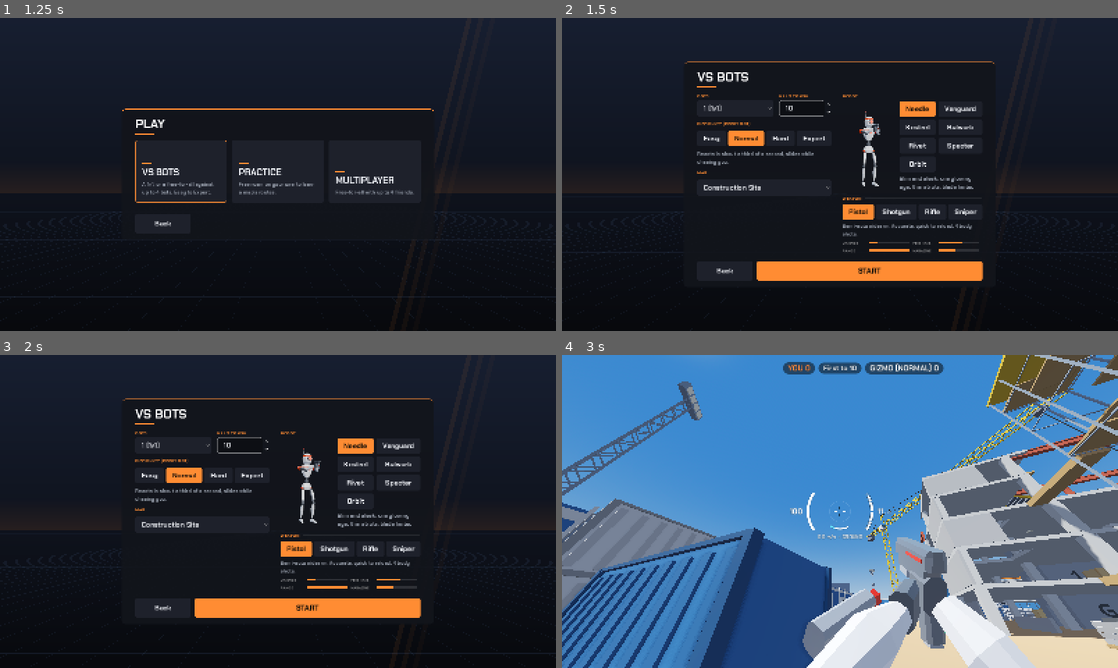
Above: before the commit, frames 1-4 (two rows, left to right).
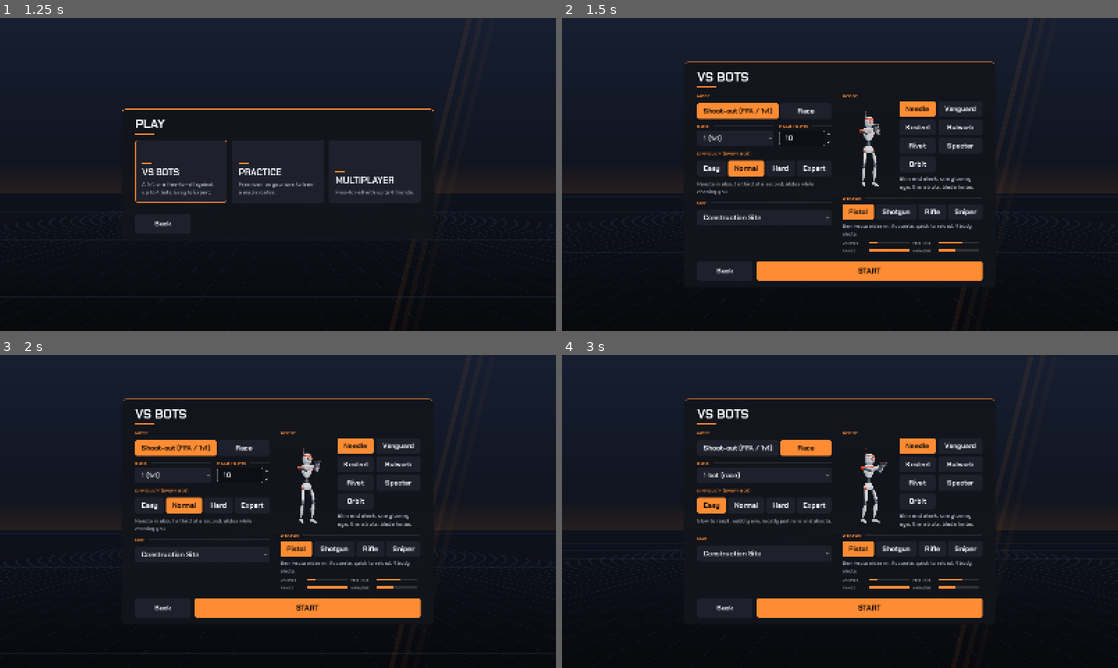
Above: after the commit, the same moments.

Repository: Yellow-Makes-Games/Jumpy-Shooty
Game: Godot game, scene res://game/ui/main_menu.tscn
Same seed, same stepped clock (60 frames per second), same inputs: the game is played once before the commit and once after it.
Inputs (mouse positions are in pixels of both pictures, inside the frame that each line leads up to):
- Up to frame 1 (1.25 s): click "PLAY" at 0.5 s
- Up to frame 2 (1.5 s): click (745, 171) at 1.25 s
- Up to frame 3 (2 s): no input
- Up to frame 4 (3 s): click "START" (after the commit: "Race") at 2 s; click (712, 505) at 2.75 s, where only the run after the commit has a clickable "Easy"

Frame 1 is identical in both runs. In frame 2, 2.8% of the frame differs, in the area x 24-49%, y 24-65%; in frame 3, 2.8%; in frame 4, 100%, in the area x 0-100%, y 0-100%.
Error after the commit: Cannot call method 'clear' on a null value. (res://game/arena/maps.gd:104)

Commit message:
Race mode: mode pickers in menus and lobby, race tests, docs
Co-Authored-By: Claude Opus 5.5 <noreply@anthropic.com>
Claude-Session: https://claude.ai/code/session_01HFmWSwhawLEYpJKsEQLhrL

Diff:
--- a/game/bot/race_brain.gd
+++ b/game/bot/race_brain.gd
@@ -104,7 +104,7 @@
 	if DevArgs.sync_log:
 		_log_time -= delta
 		if _log_time <= 0.0:
-			_log_time = 0.1
+			_log_time = 0.5
 			var p := me.global_position
 			print("RACER %d t=%.1f %.1f %.1f %.1f v=%.1f %s idx=%d act=%s ph=%d" % [me.peer_id, Race.time, p.x, p.y, p.z,
 				Vector2(me.velocity.x, me.velocity.z).length(), MovementController.State.keys()[me.motor.state] + ("+rope" if me.motor.grapple.attached else ""), _idx,
--- a/game/ui/lobby_menu.gd
+++ b/game/ui/lobby_menu.gd
@@ -17,6 +17,8 @@
 var _map_pick: OptionButton
 var _character: CharacterPicker
 var _weapon: WeaponPicker
+var _game_label: Label
+var _game_row: HBoxContainer   # the host's Shoot-out / Race switch
 var _updating := false   # true while we fill the controls from settings (ignore their signals)
 
 
@@ -173,17 +175,29 @@
 
 # Map: the host picks; everyone else sees it.
 func _build_map() -> void:
+	# Mode first: race maps only show up for a race, arena maps only for a shoot-out.
+	UiKit.section(_col, "Mode")
+	_game_label = UiKit.label(_col, "")
+	_game_row = UiKit.segmented(_col, ["Shoot-out (FFA / 1v1)", "Race"], Maps.GAMES.find(Net.game_kind()), func(i: int):
+		if _updating:
+			return
+		var g: String = Maps.GAMES[i]
+		var s := Net.match_settings.duplicate()
+		s["game"] = g
+		s["map"] = Game.last_map.get(g, Maps.default_id(g))
+		Net.set_match_settings(s))
 	UiKit.section(_col, "Map")
 	_map_label = UiKit.label(_col, "")
 	_map_pick = OptionButton.new()
 	_map_pick.custom_minimum_size = Vector2(0, 44)
-	Maps.fill(_map_pick, Net.map_id())
+	Maps.fill(_map_pick, Net.map_id(), Net.game_kind())
 	_col.add_child(_map_pick)
-	_map_pick.item_selected.connect(func(i: int):
-		if _updating:
-			return
-		var s := Net.match_settings.duplicate()
-		s["map"] = Maps.LIST[i].id
+	_map_pick.item_selected.connect(func(_i: int):
+		if _updating:
+			return
+		var s := Net.match_settings.duplicate()
+		s["map"] = Maps.picked(_map_pick)
+		Game.last_map[Maps.game_of(s.map)] = s.map
 		Net.set_match_settings(s))
 
 
@@ -215,7 +229,9 @@
 		if _updating:
 			return
 		var s := Net.match_settings.duplicate()
-		if s.mode == "kills":
+		if Net.game_kind() == "race":
+			s.race_minutes = int(v)
+		elif s.mode == "kills":
 			s.kills = int(v)
 		else:
 			s.minutes = int(v)
@@ -225,17 +241,33 @@
 
 func _refresh_rules() -> void:
 	var s: Dictionary = Net.match_settings
+	var race := Net.game_kind() == "race"
 	var kills_mode: bool = s.mode == "kills"
 	_rules_label.text = ("First to %d kills" % s.kills) if kills_mode else ("Most kills after %d minutes" % s.minutes)
+	if race:
+		_rules_label.text = "First to the finish  ·  %d minute limit" % int(s.get("race_minutes", 10))
+	_game_label.text = Maps.GAME_NAMES.get(Net.game_kind(), "")
+	_game_label.visible = not Net.is_host()
+	_game_row.visible = Net.is_host()
+	_mode_pick.visible = not race
+	if _weapon:
+		_weapon.visible = not race   # no guns in a race
 	_rules_label.visible = not Net.is_host()
 	_host_rules.visible = Net.is_host()
 	_map_label.text = Maps.label(Net.map_id())
 	_map_label.visible = not Net.is_host()
 	_map_pick.visible = Net.is_host()
 	_updating = true
-	_map_pick.select(Maps.ids().find(Net.map_id()))
+	for i in _game_row.get_child_count():
+		(_game_row.get_child(i) as Button).set_pressed_no_signal(Maps.GAMES[i] == Net.game_kind())
+	Maps.fill(_map_pick, Net.map_id(), Net.game_kind())
 	_mode_pick.select(0 if kills_mode else 1)
-	if kills_mode:
+	if race:
+		_amount.min_value = 2
+		_amount.max_value = 30
+		_amount.set_value_no_signal(int(s.get("race_minutes", 10)))
+		_amount_unit.text = "minute limit"
+	elif kills_mode:
 		_amount.min_value = 1
 		_amount.max_value = 100
 		_amount.set_value_no_signal(s.kills)
--- a/game/ui/main_menu.gd
+++ b/game/ui/main_menu.gd
@@ -199,25 +199,55 @@
 	return left
 
 
-## A "Map" heading and drop-down with every map; `current` is selected.
-func _map_picker(parent: Node, current: String) -> OptionButton:
+## A "Map" heading and drop-down with the maps for `game`; `current` is selected.
+func _map_picker(parent: Node, current: String, game: String = "ffa") -> OptionButton:
 	UiKit.section(parent, "Map")
 	var pick := OptionButton.new()
 	pick.custom_minimum_size = Vector2(0, 46)
-	Maps.fill(pick, current)
+	Maps.fill(pick, current, game)
 	parent.add_child(pick)
 	return pick
+
+
+const MODE_LABELS := ["Shoot-out (FFA / 1v1)", "Race"]
+
+
+## A "Mode" heading and switch: free-for-all (or 1v1) or race. Returns [mode] (an
+## array, so the callbacks can change it); `on_change` gets the new game id.
+func _mode_picker(parent: Node, game: String, on_change: Callable) -> Array:
+	UiKit.section(parent, "Mode")
+	var mode := [game]
+	UiKit.segmented(parent, MODE_LABELS, Maps.GAMES.find(game), func(i: int):
+		mode[0] = Maps.GAMES[i]
+		on_change.call(mode[0]))
+	return mode
 
 
 func _show_practice() -> void:
 	_page(820)
 	UiKit.title(_col, "Practice", 36)
-	UiKit.label(_col, "Roam a map on your own to learn its routes. No opponents, no timer.", true, 16)
+	var note := UiKit.label(_col, "", true, 16)
 	var left := _two_columns()
-	var map := _map_picker(left, Game.last_practice_map)
+	var game := Maps.game_of(Game.last_practice_map)
+	var map: OptionButton
+	var explain := func(g: String):
+		note.text = "Run a race course on your own against the clock." if g == "race" \
+			else "Roam a map on your own to learn its routes. No opponents, no timer."
+	explain.call(game)
+	var mode := _mode_picker(left, game, func(g: String):
+		explain.call(g)
+		Maps.fill(map, Game.last_map.get(g, Maps.default_id(g)), g))
+	map = _map_picker(left, Game.last_practice_map, mode[0])
 	var row := _back_row(_show_play)
-	_start_button(row, func(): Game.start_practice(Maps.LIST[map.selected].id))
-
+	_start_button(row, func(): Game.start_practice(Maps.picked(map)))
+
+
+const RACE_BLURBS := [
+	"Takes its time, hesitates at the tricky bits and fumbles a jump now and then.",
+	"A steady runner: few mistakes, but no hurry on the straights.",
+	"Quick on the straights and clean over the obstacles.",
+	"Flat out everywhere, takes every line first time.",
+]
 
 const BOT_BLURBS := [
 	"Slow to react, wobbly aim, mostly just runs and shoots.",
@@ -241,7 +271,7 @@
 	UiKit.section(bots_box, "Bots")
 	var count := OptionButton.new()
 	for n in range(1, Game.MAX_BOTS + 1):
-		count.add_item("1 (1v1)" if n == 1 else "%d (free-for-all)" % n, n)
+		count.add_item("", n)
 	count.custom_minimum_size = Vector2(0, 46)
 	count.select(clampi(int(Game.last_bot.get("bots", 1)), 1, Game.MAX_BOTS) - 1)
 	bots_box.add_child(count)
@@ -258,15 +288,35 @@
 	UiKit.section(left, "Difficulty (every bot)")
 	var level := [Game.last_bot.difficulty]   # in an array so the button callbacks can change it
 	var seg := UiKit.segmented(left, BotDifficulty.NAMES, level[0], func(_i: int): pass)
-	var blurb := UiKit.label(left, BOT_BLURBS[level[0]], true, 15)
+	var blurb := UiKit.label(left, "", true, 15)
 	blurb.custom_minimum_size = Vector2(0, 40)
+	var game := str(Game.last_bot.get("game", Maps.game_of(Game.last_bot.map)))
+	var map: OptionButton
+	# Race or shoot-out: the bot count reads differently, kills to win goes away.
+	var show_mode := func(g: String):
+		var race := g == "race"
+		kills_box.visible = not race
+		for n in range(1, Game.MAX_BOTS + 1):
+			var t := "%d (1v1)" % n if n == 1 else "%d (free-for-all)" % n
+			if race:
+				t = "%d bot%s (race)" % [n, "" if n == 1 else "s"]
+			count.set_item_text(n - 1, t)
+		blurb.text = (RACE_BLURBS if race else BOT_BLURBS)[level[0]]
 	for i in seg.get_child_count():
 		(seg.get_child(i) as Button).pressed.connect(func():
 			level[0] = i
-			blurb.text = BOT_BLURBS[i])
-	var map := _map_picker(left, Game.last_bot.map)
+			blurb.text = (RACE_BLURBS if map and Maps.game_of(Maps.picked(map)) == "race" else BOT_BLURBS)[i])
+	var mode := _mode_picker(left, game, func(g: String):
+		show_mode.call(g)
+		Maps.fill(map, Game.last_map.get(g, Maps.default_id(g)), g))
+	# The mode switch goes first on the page.
+	var mode_row_start := left.get_child_count() - 2
+	left.move_child(left.get_child(mode_row_start), 0)
+	left.move_child(left.get_child(mode_row_start + 1), 1)
+	map = _map_picker(left, Game.last_bot.map, mode[0])
+	show_mode.call(mode[0])
 	var buttons := _back_row(_show_play)
-	_start_button(buttons, func(): Game.start_bot(level[0], int(kills.value), Maps.LIST[map.selected].id,
+	_start_button(buttons, func(): Game.start_bot(level[0], int(kills.value), Maps.picked(map),
 			count.get_selected_id()))
 
 
--- a/tests/map_scene_test.gd
+++ b/tests/map_scene_test.gd
@@ -3,7 +3,10 @@
 ##  - every map in the list loads, builds collision and meshes, has enough spawn
 ##    points inside its bounds, and every block's kind has a colour in the palette;
 ##  - a block's scale is folded into its size, and a hidden block is left out;
-##  - the resize handles' face moves keep the opposite face in place.
+##  - the resize handles' face moves keep the opposite face in place;
+##  - race maps: numbered gates ending in one finish, a bot route, hazards, and
+##    their moving parts build; race maps are only offered for races, arenas only
+##    for shoot-outs.
 ## Run: godot --headless --path . --script tests/map_scene_test.gd
 
 var failures := 0
@@ -13,6 +16,7 @@
 	print("Map scene checks")
 	for id in Maps.ids():
 		_check_map(id)
+	_check_modes()
 	_check_blocks()
 	_check_face_moves()
 	print("FAIL: %d checks failed" % failures if failures else "PASS: every check passed")
@@ -36,7 +40,12 @@
 	var shapes := map.get_node("Collision").get_child_count()
 	var meshes := map.find_children("Mesh_*", "MeshInstance3D", false, false).size()
 	_expect(shapes > 0 and meshes > 0, "builds %d collision shapes and %d merged meshes from %d blocks" % [shapes, meshes, pieces.size()])
-	_expect(map.spawns.size() >= 8, "%d spawn points (the arena needs at least 8)" % map.spawns.size())
+	var race := Maps.game_of(id) == "race"
+	if race:
+		_expect(map.spawns.size() >= 5, "%d spawn points on the start line (a race needs 5)" % map.spawns.size())
+		_check_race(map)
+	else:
+		_expect(map.spawns.size() >= 8, "%d spawn points (the arena needs at least 8)" % map.spawns.size())
 	var outside := 0
 	for s in map.spawns:
 		if map.bounds.has_area() and not map.bounds.has_point(Vector2(s[0].x, s[0].z)):
@@ -78,6 +87,39 @@
 	map.free()
 
 
+func _check_race(map: MapRoot) -> void:
+	var n := map.checkpoints.size()
+	var numbered := true
+	for i in n:
+		numbered = numbered and int(map.checkpoints[i].number) == i + 1
+	_expect(n >= 5 and numbered, "%d gates, numbered 1 to %d in order" % [n, n])
+	var finishes := map.checkpoints.filter(func(c): return c.finish)
+	_expect(finishes.size() == 1 and n > 0 and map.checkpoints[n - 1].finish, "exactly one finish, and it is the last gate")
+	_expect(map.route.size() >= 20, "a bot route of %d points" % map.route.size())
+	_expect(map.hazards.size() > 0, "%d hazards (touch one: back to your checkpoint)" % map.hazards.size())
+	_expect(map.movers.size() > 0 and map.movers.all(func(m): return m.body != null), "%d moving parts, each built as a moving body" % map.movers.size())
+	var lowest := INF
+	for c in map.checkpoints:
+		lowest = minf(lowest, (c.xf as Transform3D).origin.y)
+	_expect(map.kill_height < lowest - 4.0, "falling off (below %.0f m) is well under every gate" % map.kill_height)
+	var t := 1.234
+	var moved := map.movers.any(func(m): return not (m.node as MapMover).offset_at(t).is_equal_approx((m.node as MapMover).offset_at(t + 1.0)))
+	_expect(moved, "the moving parts move")
+
+
+func _check_modes() -> void:
+	print("  race maps and arena maps")
+	var race := Maps.ids_for("race")
+	var ffa := Maps.ids_for("ffa")
+	_expect(race.size() >= 3, "%d race maps" % race.size())
+	_expect(race.all(func(id): return not ffa.has(id)), "no map is both a race map and an arena")
+	_expect(not Maps.fits(race[0], "ffa") and not Maps.fits(ffa[0], "race"), "a race map does not fit a shoot-out, an arena does not fit a race")
+	var pick := OptionButton.new()
+	Maps.fill(pick, ffa[0], "race")
+	_expect(pick.item_count == race.size() and Maps.picked(pick) == race[0], "the race map list shows only race maps (and falls back to the first)")
+	pick.free()
+
+
 func _check_face_moves() -> void:
 	print("  resize handles")
 	var b := MapBlock.new()
Not shown, changed: docs/DEVELOPMENT.md
Not shown, changed: docs/FEATURES.md
Not shown, changed: tests/run_all.sh
Not shown, added: tests/run_race_test.sh
